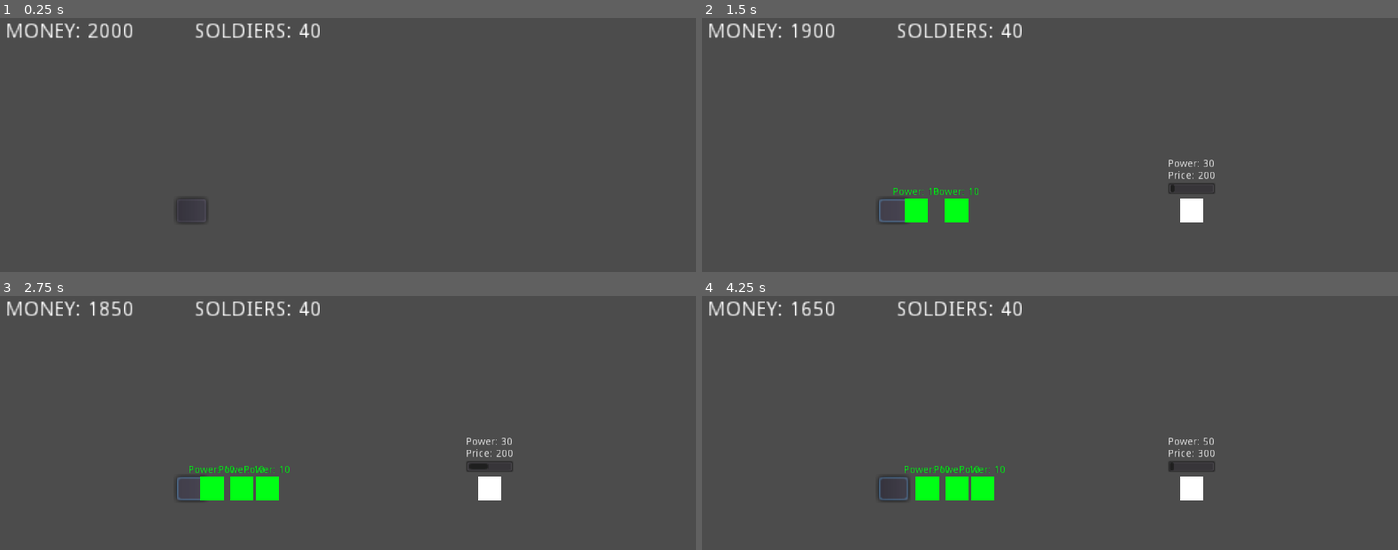
Above: before the commit, frames 1-4 (two rows, left to right).
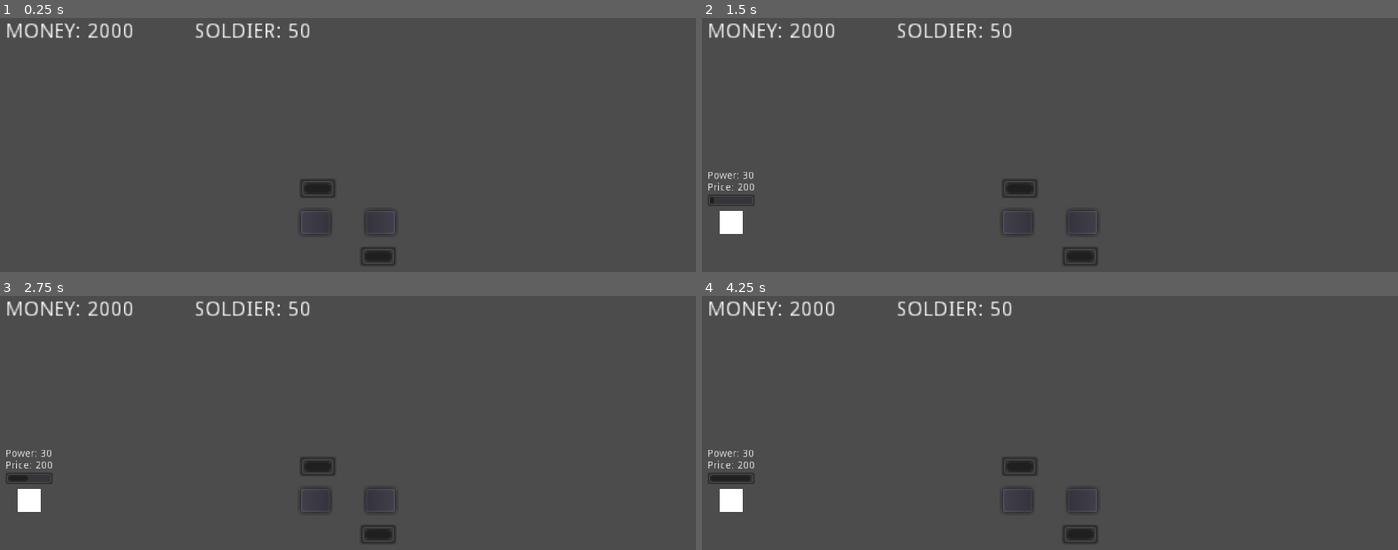
Above: after the commit, the same moments.

Repository: metalboyrick/riot-city-game
Game: Godot game, scene res://levels/level_base/level.tscn
Two runs of this game, one before a commit and one after it. Both use one fixed random seed, a clock stepped at 60 frames per second and the inputs below. This scene is started directly instead of the project's main scene.
Inputs (mouse positions are in pixels of both pictures, inside the frame that each line leads up to):
- Up to frame 1 (0.25 s): no input
- Up to frame 2 (1.5 s): click (896, 211) at 0.52 s; click (896, 211) at 1.27 s
- Up to frame 3 (2.75 s): click (194, 489) at 2.02 s
- Up to frame 4 (4.25 s): move the mouse to (1189, 489) at 2.77 s; click (1189, 489) at 2.92 s; move the mouse to (910, 506) at 3.52 s; click (910, 506) at 3.67 s

The runs differ from the first frame. In frame 1, 0.8% of the frame differs, in the area x 25-57%, y 2-98%; in frame 2, 2.7%; in frame 3, 3.2%; in frame 4, 3.3%, in the area x 0-74%, y 2-98%.

Commit message:
added soldier cooldown mechanism

Diff:
--- a/actors/path/path.tscn
+++ b/actors/path/path.tscn
@@ -21,4 +21,20 @@
 "_edit_use_anchors_": false
 }
 
+[node name="CooldownBar" type="ProgressBar" parent="."]
+margin_left = 13.4725
+margin_top = 86.8425
+margin_right = 38.4725
+margin_bottom = 100.842
+rect_rotation = 270.0
+percent_visible = false
+__meta__ = {
+"_edit_use_anchors_": false
+}
+
+[node name="CooldownTimer" type="Timer" parent="."]
+wait_time = 5.0
+one_shot = true
+
 [connection signal="pressed" from="DeployButton" to="SoldierSpawn" method="_on_DeployButton_pressed"]
+[connection signal="timeout" from="CooldownTimer" to="SoldierSpawn" method="_on_CooldownTimer_timeout"]
--- a/actors/soldier/soldier.gd
+++ b/actors/soldier/soldier.gd
@@ -1,17 +1,17 @@
 extends KinematicBody2D
 
-export var DEFAULT_POWER : int = 10
 export var SPEED : float = 0.1
 
-var power: int = DEFAULT_POWER
+var power: int = 0
 var direction : Vector2 = Vector2.ZERO
 
 onready var n_power_label := get_node("PowerLabel")
 
-func init(i_angle: float, i_spawn_position: Vector2):
+func init(i_angle: float, i_spawn_position: Vector2, i_power : int):
 	# convert radians to vector
 	direction = Vector2(cos(i_angle), sin(i_angle))
 	position = i_spawn_position
+	power = i_power
 	return self
 
 # Called when the node enters the scene tree for the first time.
--- a/actors/soldier_spawn/soldier_spawn.gd
+++ b/actors/soldier_spawn/soldier_spawn.gd
@@ -1,6 +1,21 @@
 extends Position2D
+
+var is_cooldown : bool = false
+
+onready var n_cooldown_timer := get_node("../CooldownTimer")
+onready var n_cooldown_bar := get_node("../CooldownBar")
 
 signal s_deploy_clicked(soldier_spawn_instance_id)
 
+func _process(delta):
+	n_cooldown_bar.value = 100 - ( n_cooldown_timer.time_left / n_cooldown_timer.wait_time) * 100
+
 func _on_DeployButton_pressed():
-	emit_signal("s_deploy_clicked", get_instance_id())
+	if !is_cooldown:
+		emit_signal("s_deploy_clicked", get_instance_id())
+		n_cooldown_timer.start()
+		is_cooldown = true
+
+
+func _on_CooldownTimer_timeout():
+	is_cooldown = false
--- a/levels/level_base/level.gd
+++ b/levels/level_base/level.gd
@@ -5,19 +5,25 @@
 export var ALLOWED_SIMULTANEOUS : int = 1
 export var MONEY : int = 1000
 export var SOLDIER_COST : int = 50
+export var SOLDIER_AMOUNT : int = 50
+export var DEFAULT_SOLDIER_POWER: int = 10
 
 var rng : RandomNumberGenerator = RandomNumberGenerator.new()
+var money : int = 	MONEY
+
+var soldier_spawns : Array = []
+var total_soldier_power: int = SOLDIER_AMOUNT
+var soldiers_per_lane : Array = []
+
 var mob_spawns : Array = []
-var soldier_spawns : Array = []
 var mobs_per_lane : Array = []
-var soldiers_per_lane : Array = []
 var mobs_occupancy : Array  = []
-var money : int = 	MONEY
 
 onready var sc_mob := preload("res://actors/mob/mob.tscn")
 onready var sc_soldier := preload("res://actors/soldier/soldier.tscn")
 onready var n_spawn_timer := get_node("SpawnTimer")
 onready var n_money_label := get_node("MoneyLabel")
+onready var n_soldier_label := get_node("SoldierLabel")
 
 signal s_mob_money_ok(mob_id)
 
@@ -28,7 +34,11 @@
 
 	# initialise money
 	money = MONEY
-	n_money_label.text = "MONEY: " + str(money)
+	n_money_label.text = "MONEY: " + str(MONEY)
+
+	#initialise soldier amount
+	total_soldier_power = SOLDIER_AMOUNT
+	n_soldier_label.text = "SOLDIER: " + str(SOLDIER_AMOUNT)
 
 	# TODO: initialise paths
 	# initialise mob spawners
@@ -95,6 +105,11 @@
 	money = new_value
 	n_money_label.text = "MONEY: " + str(money)
 
+func update_soldier(new_value: int):
+	total_soldier_power = new_value
+	n_soldier_label.text = "SOLDIER: " + str(new_value)
+
+
 func _on_spawn_clear(mob_spawner_id:int):
 	for i in range(mob_spawns.size()):
 		if mob_spawner_id == mob_spawns[i].get_instance_id():
@@ -119,7 +134,9 @@
 
 
 func _on_deploy_clicked(soldier_spawn_id : int):
-	update_money(money - SOLDIER_COST)
-	var soldier_spawner_instance = instance_from_id(soldier_spawn_id)
-	var soldier = sc_soldier.instance().init(soldier_spawner_instance.get_global_transform().get_rotation() + PI / 2, soldier_spawner_instance.global_position)
-	add_child(soldier)
+	if money >= SOLDIER_COST and total_soldier_power >= DEFAULT_SOLDIER_POWER:
+		var soldier_spawner_instance = instance_from_id(soldier_spawn_id)
+		var soldier = sc_soldier.instance().init(soldier_spawner_instance.get_global_transform().get_rotation() + PI / 2, soldier_spawner_instance.global_position, DEFAULT_SOLDIER_POWER)
+		update_money(money - SOLDIER_COST)
+		update_soldier(total_soldier_power - soldier.power)
+		add_child(soldier)
--- a/levels/level_base/level.tscn
+++ b/levels/level_base/level.tscn
@@ -22,9 +22,19 @@
 "_edit_use_anchors_": false
 }
 
+[node name="SoldierLabel" type="Label" parent="."]
+margin_left = 136.0
+margin_top = 8.0
+margin_right = 222.0
+margin_bottom = 22.0
+text = "SOLDIER: 40"
+__meta__ = {
+"_edit_use_anchors_": false
+}
+
 [node name="Path" parent="." instance=ExtResource( 1 )]
-position = Vector2( 248, 136 )
-rotation = 1.5708
+position = Vector2( 112, 144 )
+rotation = 4.71239
 
 [node name="MobSpawn" parent="Path" index="0"]
 position = Vector2( 0, -88 )
@@ -33,17 +43,34 @@
 position = Vector2( 0, 88 )
 
 [node name="DeployButton" parent="Path" index="2"]
-margin_top = 104.0
-margin_bottom = 124.0
+margin_top = 96.0
+margin_bottom = 116.0
 
-[node name="SoldierLabel" type="Label" parent="."]
-margin_left = 136.0
-margin_top = 8.0
-margin_right = 222.0
-margin_bottom = 22.0
-text = "SOLDIERS: 40"
-__meta__ = {
-"_edit_use_anchors_": false
-}
+[node name="CooldownBar" parent="Path" index="3"]
+margin_left = 16.0
+margin_top = 120.0
+margin_right = 41.0
+margin_bottom = 134.0
+
+[node name="Path2" parent="." instance=ExtResource( 1 )]
+position = Vector2( 368, 144 )
+rotation = 1.5708
+
+[node name="MobSpawn" parent="Path2" index="0"]
+position = Vector2( 0, -88 )
+
+[node name="SoldierSpawn" parent="Path2" index="1"]
+position = Vector2( 0, 88 )
+
+[node name="DeployButton" parent="Path2" index="2"]
+margin_top = 96.0
+margin_bottom = 116.0
+
+[node name="CooldownBar" parent="Path2" index="3"]
+margin_left = 16.0
+margin_top = 120.0
+margin_right = 41.0
+margin_bottom = 134.0
 
 [editable path="Path"]
+[editable path="Path2"]
